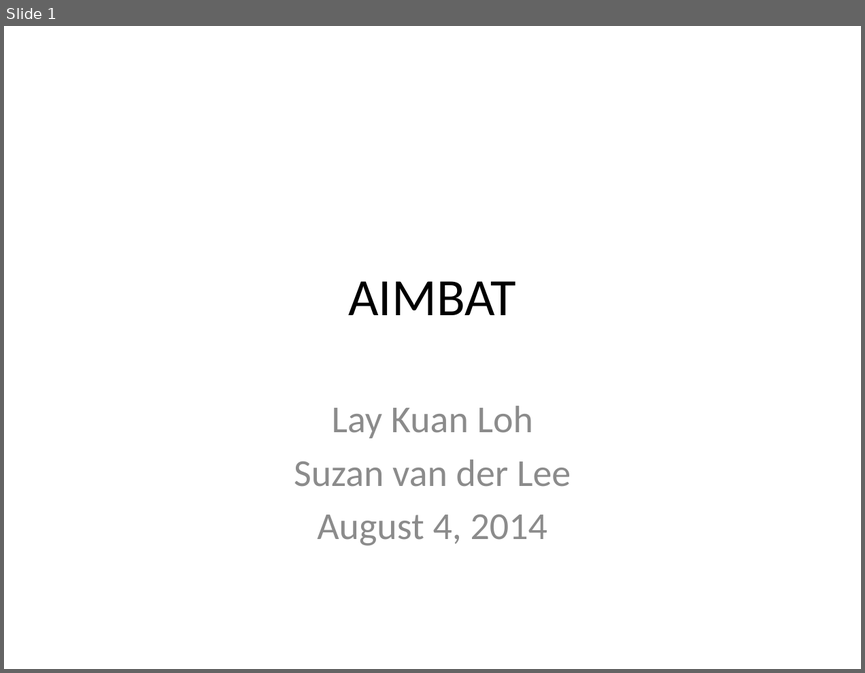
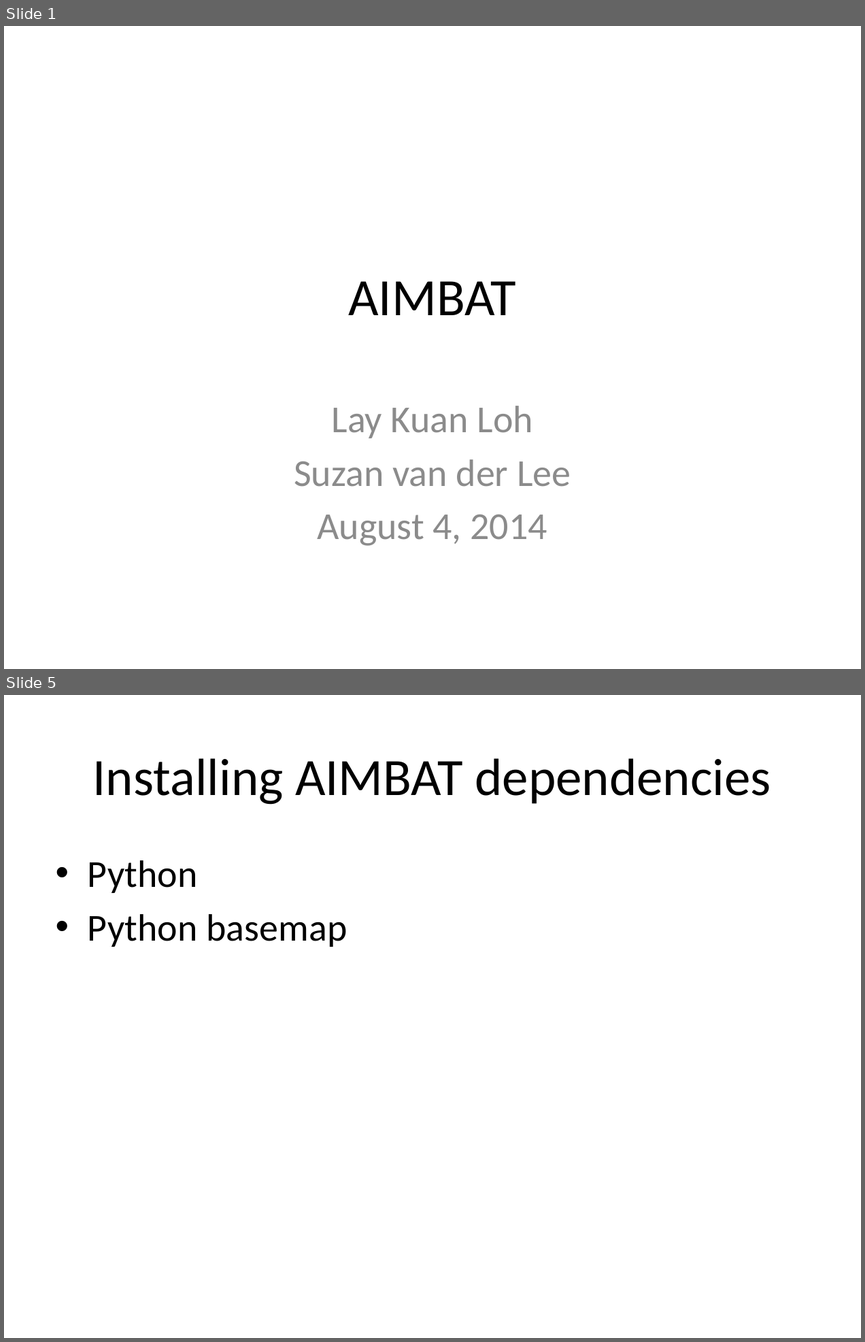
Before and after one commit to lkloh/USArray, a slide deck: AIMBAT/AIMBAT.pptx. Shown one above the other, each under a label of ours: slide 1 before the commit, slides 1 and 5 after it; the slides between them are not shown. The pictures are 865x673 and 865x1342 pixels, drawn with LibreOffice and Linux fonts; fonts in the diff are those of the drawing. Boxes give left, top, right and bottom in pixels: in the first picture for what was removed or moved away, otherwise in the second. Text is boxed around its words. In the diff, an @@ line names an element or a change of style, - is before the commit and + after.

```diff
--- a/AIMBAT/AIMBAT.pptx
+++ b/AIMBAT/AIMBAT.pptx
@@ slide 5 added at [4,695,861,1338], background #FFFFFF @@
@@ title added at [92,758,770,804], 44 pt, text #000000 @@
+Installing AIMBAT dependencies
@@ text added at [88,860,347,947], 32 pt, text #000000 @@
+• Python
+• Python basemap
```
Also in this commit, not shown: 7 other slides added, 4 other files.
